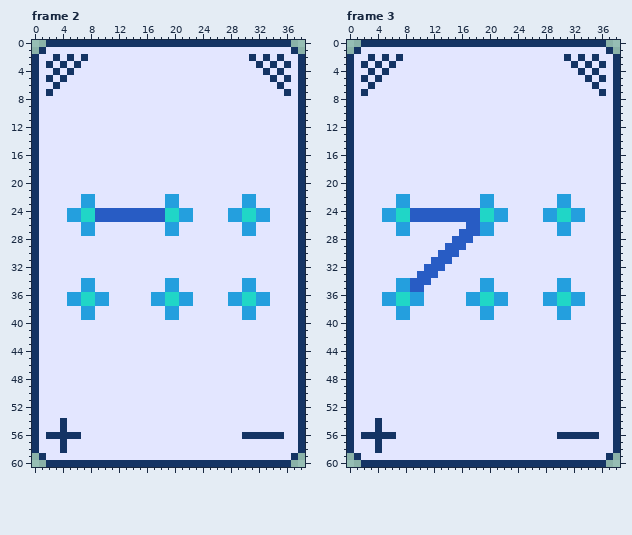
Pixel-art file: aseprite/card_default.aseprite. The picture above is the old version.
39x61 pixels, 5 frames. Shown: frame 2, frame 3. The commit also changed other frames, which this record leaves out.
New version:
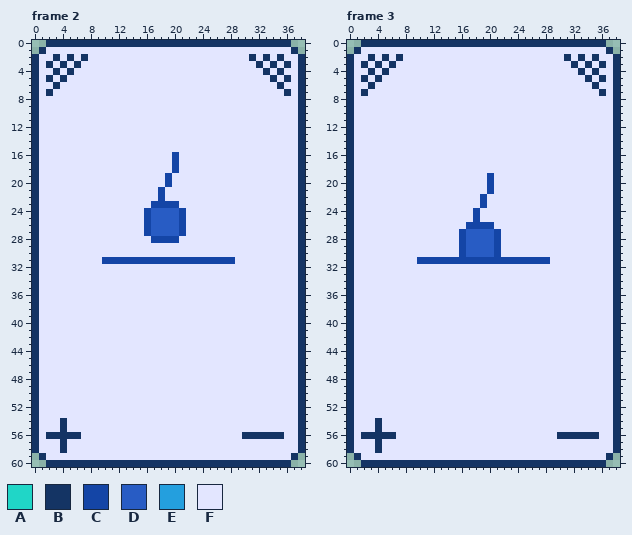
Palette (. is transparent): A #20d6c7  B #143464  C #1445a6  D #285cc4  E #249fde  F #e3e6ff
Change:
layer "pattern recognition" now hidden
layer "HTC" added
Frame 2:
y 16..18: x 20 F -> C
y 19..20: x 19 F -> C
y 21: x 18 F -> C
y 22: x 7..8 EE -> FF; x 18..20 FEE -> CFF; x 30..31 EE -> FF
y 23: x 7..8 EE -> FF; x 17..20 FFEE -> CCCC; x 30..31 EE -> FF
y 24..25: x 5..16 EEAADDDDDDDD -> FFFFFFFFFFFC; x 19..22 AAEE -> DDCF; x 28..33 EEAAEE -> FFFFFF
y 26..27: x 7..8 EE -> FF; x 16..21 FFFEEF -> CDDDDC; x 30..31 EE -> FF
y 28: x 17..20 FFFF -> CCCC
y 31: x 10..28 FFFFFFFFFFFFFFFFFFF -> CCCCCCCCCCCCCCCCCCC
y 34..35: x 7..8 EE -> FF; x 19..20 EE -> FF; x 30..31 EE -> FF
y 36..37: x 5..10 EEAAEE -> FFFFFF; x 17..22 EEAAEE -> FFFFFF; x 28..33 EEAAEE -> FFFFFF
y 38..39: x 7..8 EE -> FF; x 19..20 EE -> FF; x 30..31 EE -> FF
Frame 3:
y 19..21: x 20 F -> C
y 22..23: x 7..8 EE -> FF; x 19..20 EE -> CF; x 30..31 EE -> FF
y 24..25: x 5..22 EEAADDDDDDDDDDAAEE -> FFFFFFFFFFFFFCFFFF; x 28..33 EEAAEE -> FFFFFF
y 26: x 7..8 EE -> FF; x 17..20 DDEE -> CCCC; x 30..31 EE -> FF
y 27: x 7..8 EE -> FF; x 16 D -> C; x 19..21 EEF -> DDC; x 30..31 EE -> FF
y 28: x 15..16 DD -> FC; x 18..21 FFFF -> DDDC
y 29: x 14..21 DDDFFFFF -> FFCDDDDC
y 30: x 13..21 DDDFFFFFF -> FFFCDDDDC
y 31: x 10..28 FFDDDFFFFFFFFFFFFFF -> CCCCCCCCCCCCCCCCCCC
y 32: x 11..13 DDD -> FFF
y 33: x 10..12 DDD -> FFF
y 34: x 7..11 EEDDD -> FFFFF; x 19..20 EE -> FF; x 30..31 EE -> FF
y 35: x 7..10 EEDD -> FFFF; x 19..20 EE -> FF; x 30..31 EE -> FF
y 36..37: x 5..10 EEAAEE -> FFFFFF; x 17..22 EEAAEE -> FFFFFF; x 28..33 EEAAEE -> FFFFFF
y 38..39: x 7..8 EE -> FF; x 19..20 EE -> FF; x 30..31 EE -> FF
Changed places in both pictures, as pixel boxes (x1, y1, x2, y2):
changed: (67, 152, 270, 320)
changed: (382, 173, 585, 320)
